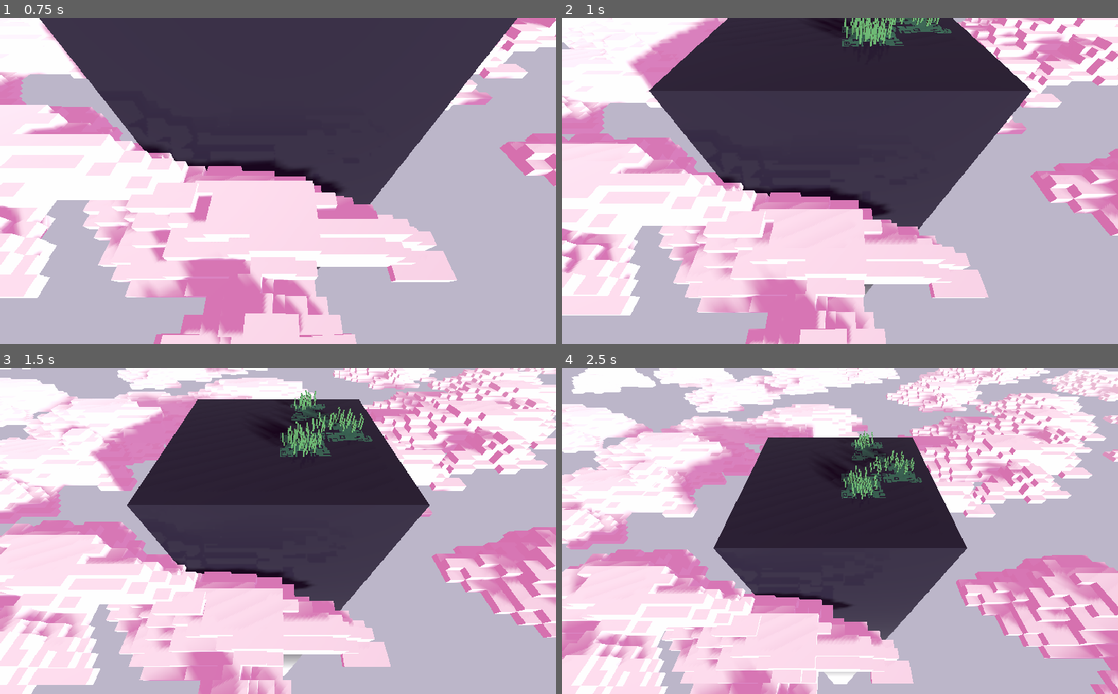
Above: before the commit, frames 1-4 (two rows, left to right).
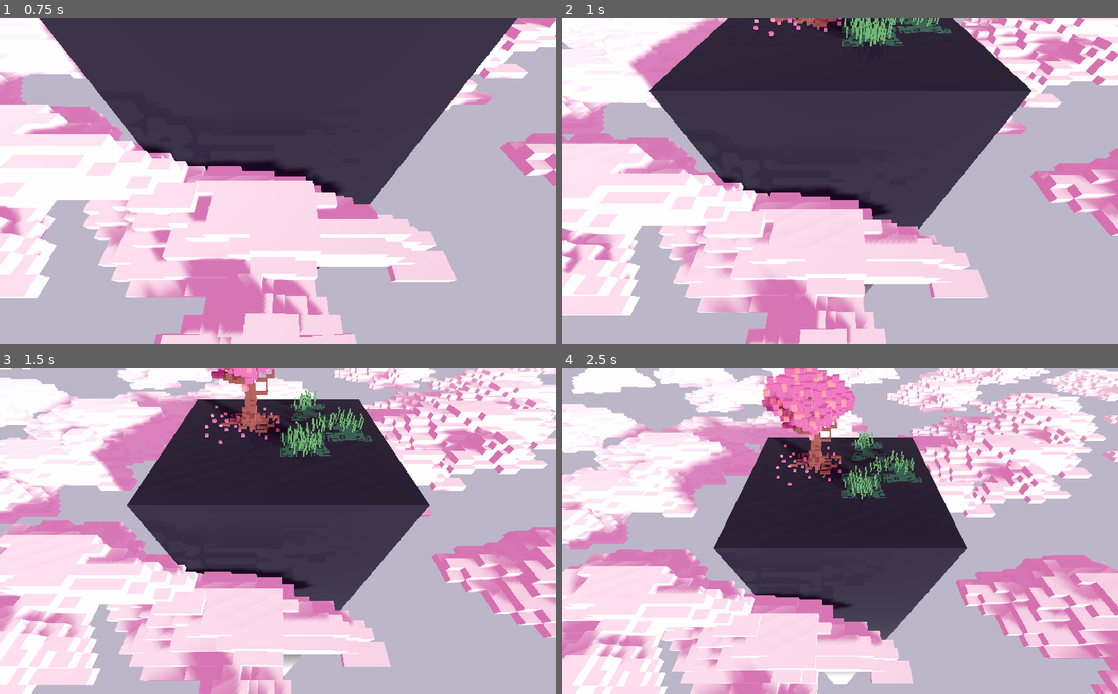
Above: after the commit, the same moments.

Repository: albielee/NSE_Challenge_Game
Game: Godot game, scene res://Worlds/world.tscn
Same seed, same stepped clock (60 frames per second), same inputs: the game is played once before the commit and once after it. This scene is started directly instead of the project's main scene.
Inputs (mouse positions are in pixels of both pictures, inside the frame that each line leads up to):
- Up to frame 1 (0.75 s): tap Enter at 0.5 s; move the mouse to (400, 164) at 0.52 s; hold Right (move_right) from 0.53 s (still down); hold Space (move_dash) from 0.53 s (still down); click (400, 164) at 0.67 s
- Up to frame 2 (1 s): keep holding Right (move_right); keep holding Space (move_dash)
- Up to frame 3 (1.5 s): move the mouse to (166, 547) at 1.27 s; release Right (move_right) at 1.28 s; release Space (move_dash) at 1.28 s; hold Down (move_down) from 1.28 s (still down); right-click (166, 547) at 1.35 s
- Up to frame 4 (2.5 s): move the mouse to (895, 459) at 2.02 s; release Down (move_down) at 2.03 s; press the mouse at (895, 459) at 2.03 s; hold Right (move_right) from 2.03 s (still down)

Frame 1 is identical in both runs. In frame 2, 0.3% of the frame differs, in the area x 34-51%, y 0-6%; in frame 3, 1.2%; in frame 4, 3.1%, in the area x 22-53%, y 0-37%.

Commit message:
A cherry blossom

Diff:
--- a/NSE_Challenge_Game/Worlds/world.tscn
+++ b/NSE_Challenge_Game/Worlds/world.tscn
@@ -12,15 +12,19 @@
 [ext_resource path="res://Worlds/Camera.tscn" type="PackedScene" id=10]
 [ext_resource path="res://Worlds/WorldLight.tscn" type="PackedScene" id=11]
 [ext_resource path="res://Sounds/rock_slide_off.wav" type="AudioStream" id=12]
-
-[sub_resource type="CubeMesh" id=2]
-
-[sub_resource type="SpatialMaterial" id=3]
+[ext_resource path="res://Assets/World/cherryblossom.obj" type="ArrayMesh" id=14]
+
+[sub_resource type="CubeMesh" id=1]
+
+[sub_resource type="SpatialMaterial" id=2]
 albedo_color = Color( 0.0941176, 0.0784314, 0.145098, 1 )
 
+[sub_resource type="BoxShape" id=3]
+
 [sub_resource type="BoxShape" id=4]
 
-[sub_resource type="BoxShape" id=5]
+[sub_resource type="BoxShape" id=6]
+extents = Vector3( 1.24447, 1.36228, 1.56839 )
 
 [node name="World" type="Spatial"]
 
@@ -303,6 +307,24 @@
 transform = Transform( 1, 0, 0, 0, 1, 0, 0, 0, 1, 3.6518, 0, 3.78902 )
 
 [node name="Ambiance" parent="." instance=ExtResource( 9 )]
+
+[node name="CherryBlossom" type="StaticBody" parent="."]
+transform = Transform( 1, 0, 0, 0, 1, 0, 0, 0, 1, -3.17383, 0, -1.99377 )
+collision_layer = 2
+collision_mask = 0
+
+[node name="cherryblossom" type="MeshInstance" parent="CherryBlossom"]
+transform = Transform( 1, 0, 0, 0, 1, 0, 0, 0, 1, -2.28128, -2.97707, 3.27764 )
+mesh = ExtResource( 14 )
+material/0 = null
+
+[node name="CollisionShape" type="CollisionShape" parent="CherryBlossom"]
+transform = Transform( 0.548724, 0, 0, 0, 1, 0, 0, 0, 0.538976, 1.12202, 0.0573067, -0.365935 )
+shape = SubResource( 6 )
+
+[node name="CollisionShape2" type="CollisionShape" parent="CherryBlossom"]
+transform = Transform( 0.102231, 0, 0, 0, 1, 0, 0, 0, 0.538976, 1.20247, 0.0573067, 0.556083 )
+shape = SubResource( 6 )
 [connection signal="timeout" from="RockNetworkHandler/SendData" to="RockNetworkHandler" method="_on_Timer_timeout"]
 [connection signal="player_fell" from="Void" to="RoundController" method="_on_Void_player_fell"]
 
Not shown, added: NSE_Challenge_Game/Assets/World/cherryblossom.mtl
Not shown, added: NSE_Challenge_Game/Assets/World/cherryblossom.obj
Not shown, added: NSE_Challenge_Game/Assets/World/cherryblossom.obj.import
Binary file added: NSE_Challenge_Game/Assets/World/cherryblossom.png
Not shown, added: NSE_Challenge_Game/Assets/World/cherryblossom.png.import
Not shown: 3 places in NSE_Challenge_Game/Worlds/world.tscn that only renumber resources
